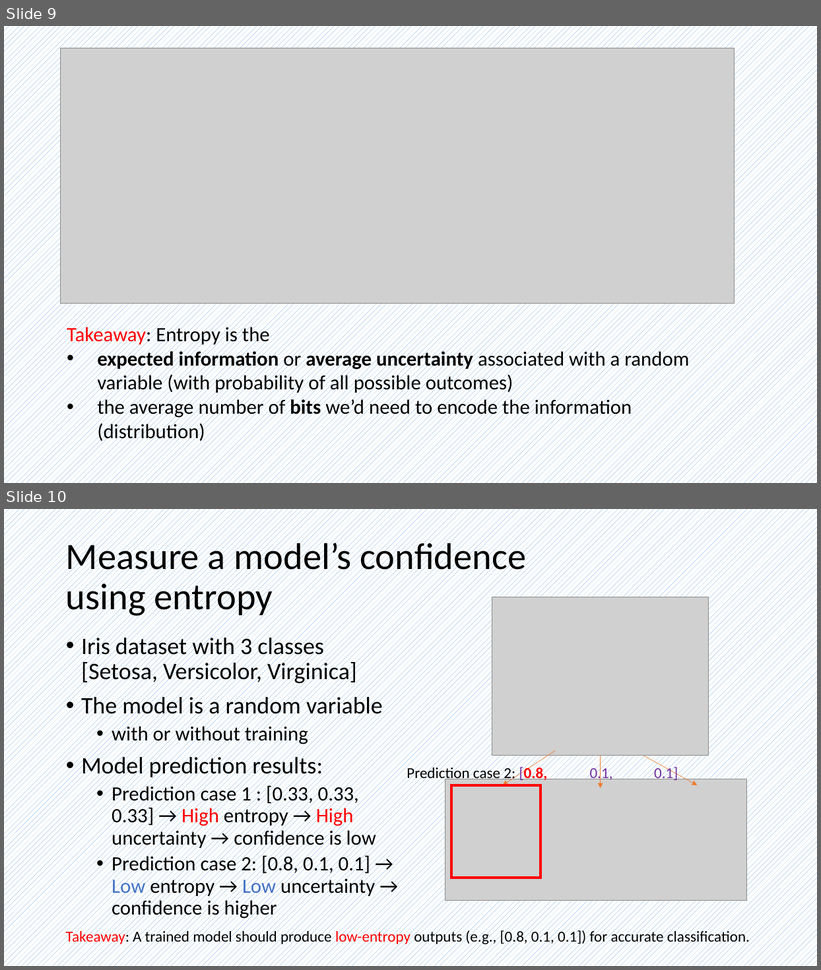
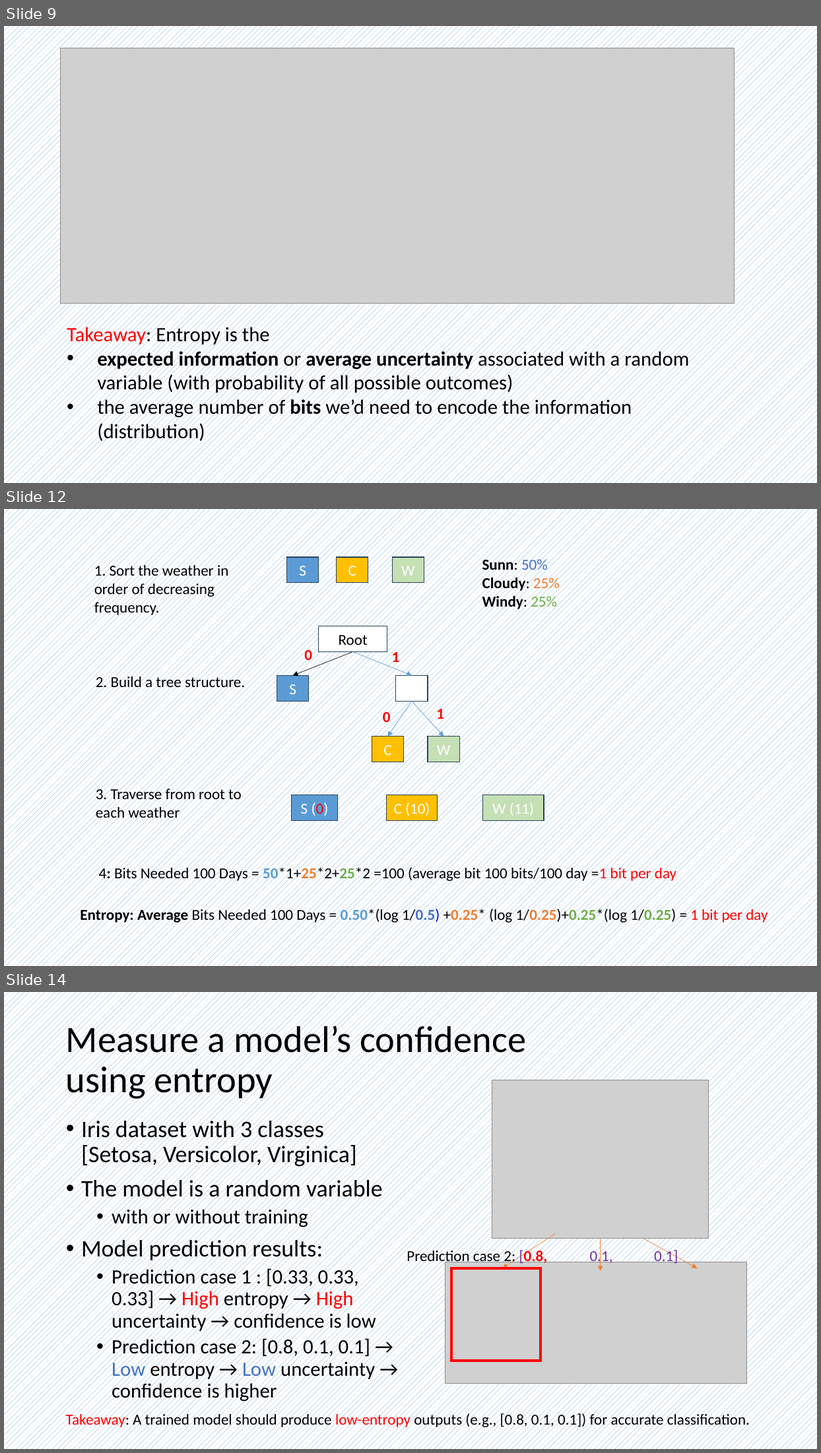
Before and after one commit to frankwxu/AI4DigitalForensics, a slide deck: lectures/08_multiclass_classification_n_to_n_2hidden/0_ML_concepts_multiclass.pptx. Shown one above the other, each under a label of ours: slides 9 and 10 before the commit, slides 9, 12 and 14 after it; the slides between them are not shown. The pictures are 821x970 and 821x1453 pixels, drawn with LibreOffice and Linux fonts; fonts in the diff are those of the drawing; grey boxes stand for pictures; background and template pictures are left out. Boxes give left, top, right and bottom in pixels: in the first picture for what was removed or moved away, otherwise in the second. Text is boxed around its words. In the diff, an @@ line names an element or a change of style, - is before the commit and + after.

```diff
--- a/lectures/08_multiclass_classification_n_to_n_2hidden/0_ML_concepts_multiclass.pptx
+++ b/lectures/08_multiclass_classification_n_to_n_2hidden/0_ML_concepts_multiclass.pptx
@@ slide 12 added at <box>4,509,817,966</box>, background pattern #5B9BD5 on #FFFFFF @@
@@ text added at <box>94,563,228,617</box>, 18 pt, text #000000 @@
+1. Sort the weather in order of decreasing frequency.
@@ rectangle added at <box>287,557,319,583</box>, fill #5B9BD5, outline #28445D 1 pt, 18 pt, text #FFFFFF @@
+S
@@ rectangle added at <box>337,557,368,583</box>, fill #FFC000, outline #28445D 1 pt, 18 pt, text #FFFFFF @@
+C
@@ rectangle added at <box>393,557,424,583</box>, fill #C5E0B4, outline #28445D 1 pt, 18 pt, text #FFFFFF @@
+W
@@ text added at <box>482,557,560,611</box>, 18 pt, text #000000, bold @@
+Sunn: 50%
+Cloudy: 25%
+Windy: 25%
@@ rectangle added at <box>319,626,387,652</box>, fill #FFFFFF, outline #28445D 1 pt, 18 pt, text #000000 @@
+Root
@@ arrow added from (353, 652) to (293, 675), #000000 0.5 pt @@
@@ text added at <box>304,648,312,665</box>, 18 pt, text #FF0000, bold @@
+0
@@ arrow added from (353, 652) to (412, 675), #5B9BD5 0.5 pt @@
@@ text added at <box>392,650,400,667</box>, 18 pt, text #FF0000, bold @@
+1
@@ text added at <box>96,674,245,691</box>, 18 pt, text #000000 @@
+2. Build a tree structure.
@@ rectangle added at <box>277,675,309,701</box>, fill #5B9BD5, outline #28445D 1 pt, 18 pt, text #FFFFFF @@
+S
@@ rectangle added at <box>396,675,428,701</box>, fill #FFFFFF, outline #28445D 1 pt @@
@@ arrow added from (412, 701) to (387, 737), #5B9BD5 0.5 pt @@
@@ arrow added from (412, 701) to (444, 737), #5B9BD5 0.5 pt @@
@@ text added at <box>436,706,444,723</box>, 18 pt, text #FF0000, bold @@
+1
@@ text added at <box>383,710,391,726</box>, 18 pt, text #FF0000, bold @@
+0
@@ rectangle added at <box>372,737,403,762</box>, fill #FFC000, outline #28445D 1 pt, 18 pt, text #FFFFFF @@
+C
@@ rectangle added at <box>428,737,459,762</box>, fill #C5E0B4, outline #28445D 1 pt, 18 pt, text #FFFFFF @@
+W
@@ text added at <box>96,787,242,823</box>, 18 pt, text #000000 @@
+3. Traverse from root to each weather
@@ rectangle added at <box>291,795,338,821</box>, fill #5B9BD5, outline #28445D 1 pt, 18 pt, text #FFFFFF @@
+S (0)
@@ rectangle added at <box>387,795,438,821</box>, fill #FFC000, outline #28445D 1 pt, 18 pt, text #FFFFFF @@
+C (10)
@@ rectangle added at <box>483,795,544,821</box>, fill #C5E0B4, outline #28445D 1 pt, 18 pt, text #FFFFFF @@
+W (11)
@@ text added at <box>99,866,677,883</box>, 18 pt, text #000000 @@
+4: Bits Needed 100 Days = 50*1+25*2+25*2 =100 (average bit 100 bits/100 day =1 bit per day
@@ text added at <box>80,907,768,924</box>, 18 pt, text #000000 @@
+Entropy: Average Bits Needed 100 Days = 0.50*(log 1/0.5) +0.25* (log 1/0.25)+0.25*(log 1/0.25) = 1 bit per day
@@ what was slide 10 is now slide 14 @@
```
Also in this commit, not shown: 3 slides changed, 6 other slides added, 6 other files.
